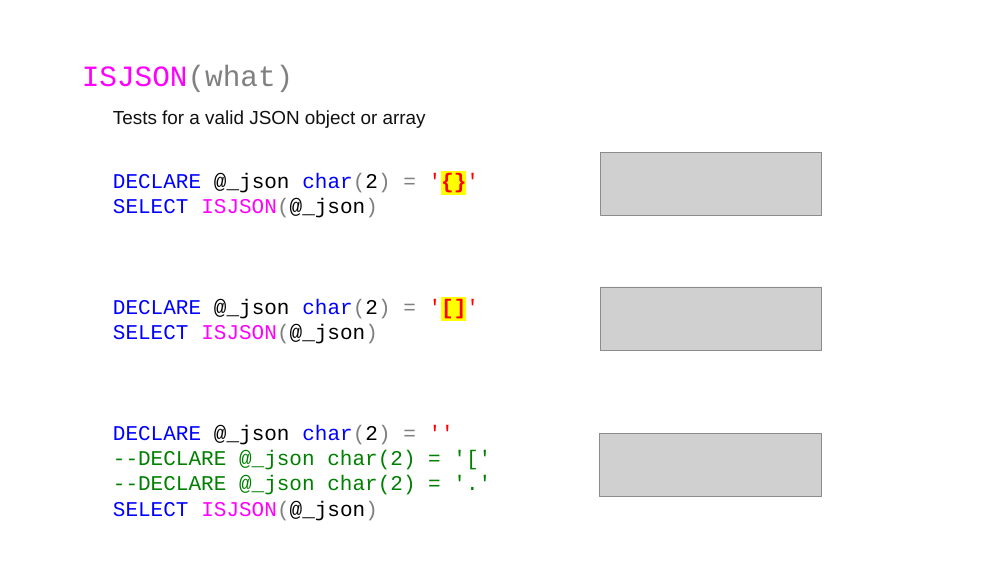
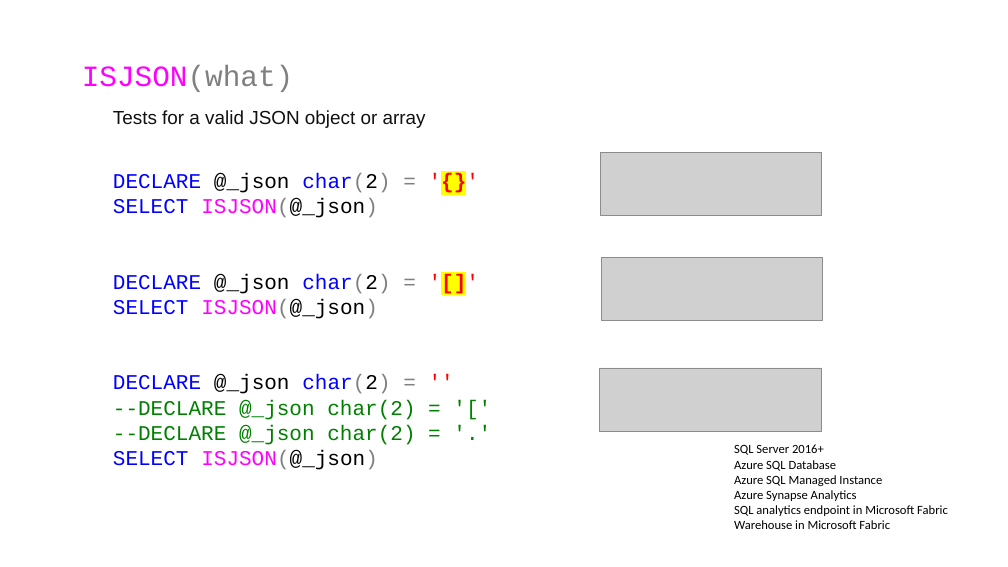
Before and after one commit to jbfoushee/MyPresentations, a slide deck: slide 27 of TSQL_JSON_Operators/TSQL_JSON_Operators.pptx. Drawn at 1008x567 pixels with LibreOffice and Linux fonts; fonts in the diff are those of the drawing; grey boxes stand for pictures. Boxes give left, top, right and bottom in pixels: in the first picture for what was removed or moved away, otherwise in the second. Text is boxed around its words. In the diff, an @@ line names an element or a change of style, - is before the commit and + after.

```diff
--- a/TSQL_JSON_Operators/TSQL_JSON_Operators.pptx
+++ b/TSQL_JSON_Operators/TSQL_JSON_Operators.pptx
@@ text "DECLARE @_json char(2) = '{}'" rewrapped from (x1=113, y1=173, x2=415, y2=521) to (x1=113, y1=173, x2=415, y2=470) @@
@@ picture moved from (x1=601, y1=287, x2=822, y2=350) to (x1=602, y1=257, x2=823, y2=320) @@
@@ picture moved from (x1=599, y1=433, x2=822, y2=496) to (x1=599, y1=368, x2=822, y2=431) @@
@@ text added at (x1=734, y1=444, x2=948, y2=529), 12 pt, text #000000 @@
+SQL Server 2016+
+Azure SQL Database
+Azure SQL Managed Instance
+Azure Synapse Analytics
+SQL analytics endpoint in Microsoft Fabric
+Warehouse in Microsoft Fabric
```
Also in this commit, not shown: 10 other slides changed.
